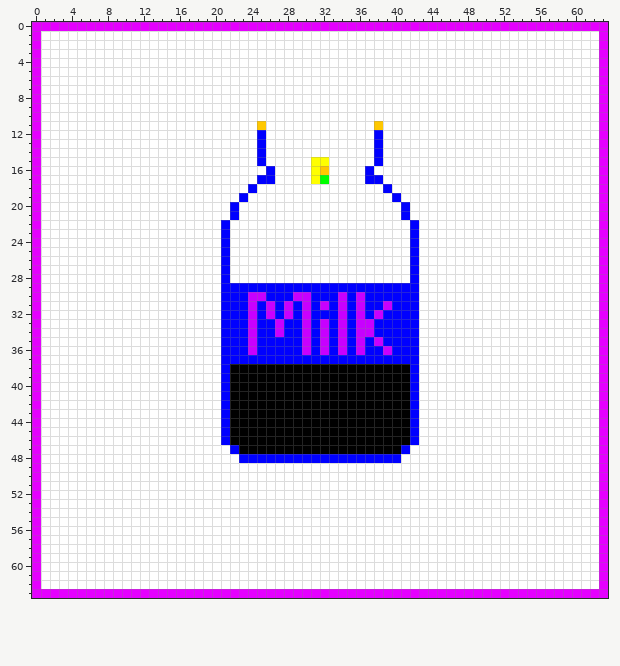
Edited in one commit: pixel-art sprite (maps/milk.png). This is how it looked before the edit.
The file is 64x64 pixels.
The same view after the edit:
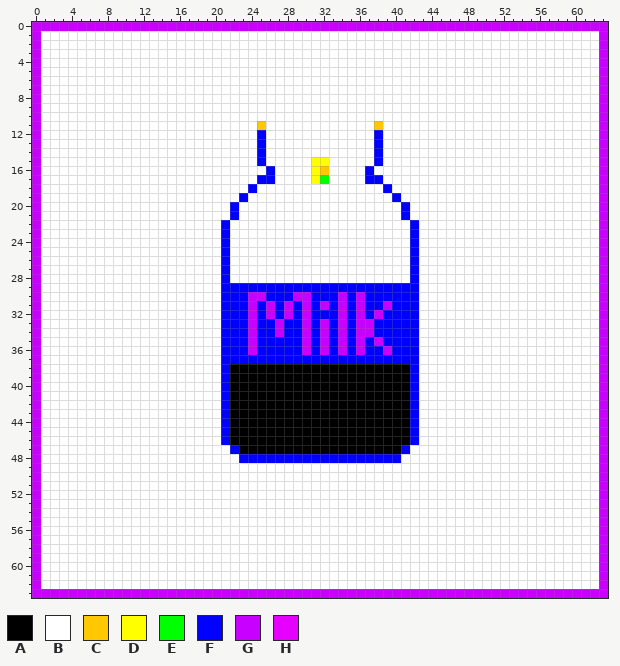
Palette (. is transparent): A #000000  B #ffffff  C #ffc800  D #ffff00  E #00ff00  F #0000ff  G #c800ff  H #e500ff
Diff:
y 0: x 0..63 HHHHHHHHHHHHHHHHHHHHHHHHHHHHHHHHHHHHHHHHHHHHHHHHHHHHHHHHHHHHHHHH -> GGGGGGGGGGGGGGGGGGGGGGGGGGGGGGGGGGGGGGGGGGGGGGGGGGGGGGGGGGGGGGGG
y 1..62: x 0 H -> G; x 63 H -> G
y 63: x 0..63 HHHHHHHHHHHHHHHHHHHHHHHHHHHHHHHHHHHHHHHHHHHHHHHHHHHHHHHHHHHHHHHH -> GGGGGGGGGGGGGGGGGGGGGGGGGGGGGGGGGGGGGGGGGGGGGGGGGGGGGGGGGGGGGGGG
Changed places in both pictures, as pixel boxes (x1, y1, x2, y2):
changed: (32, 22, 608, 598)
